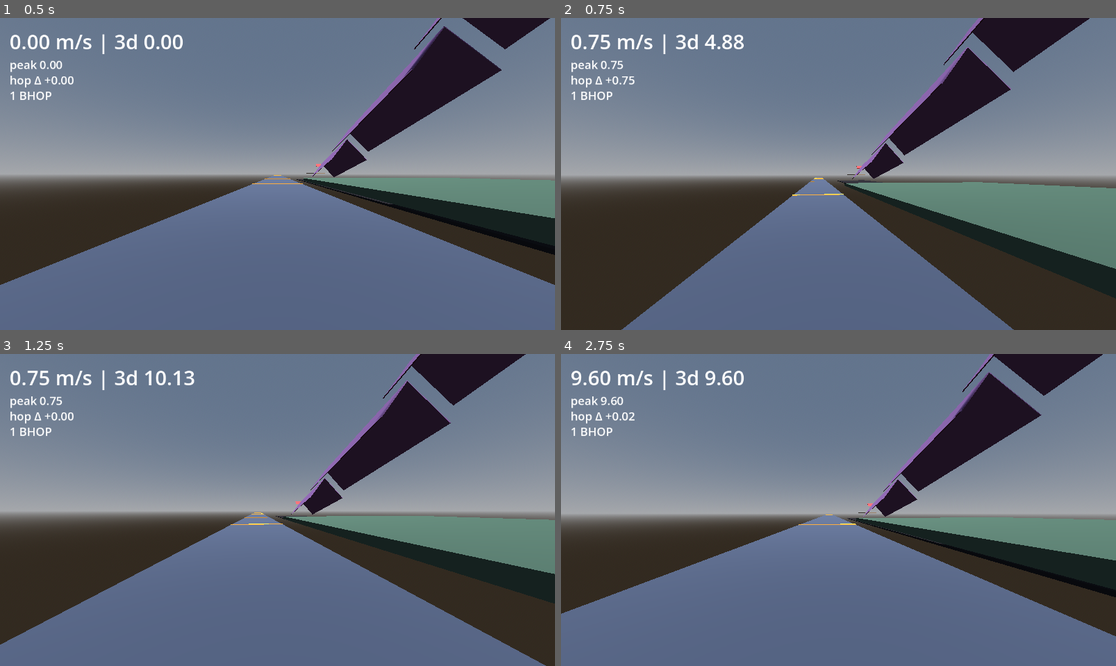
Above: before the commit, frames 1-4 (two rows, left to right).
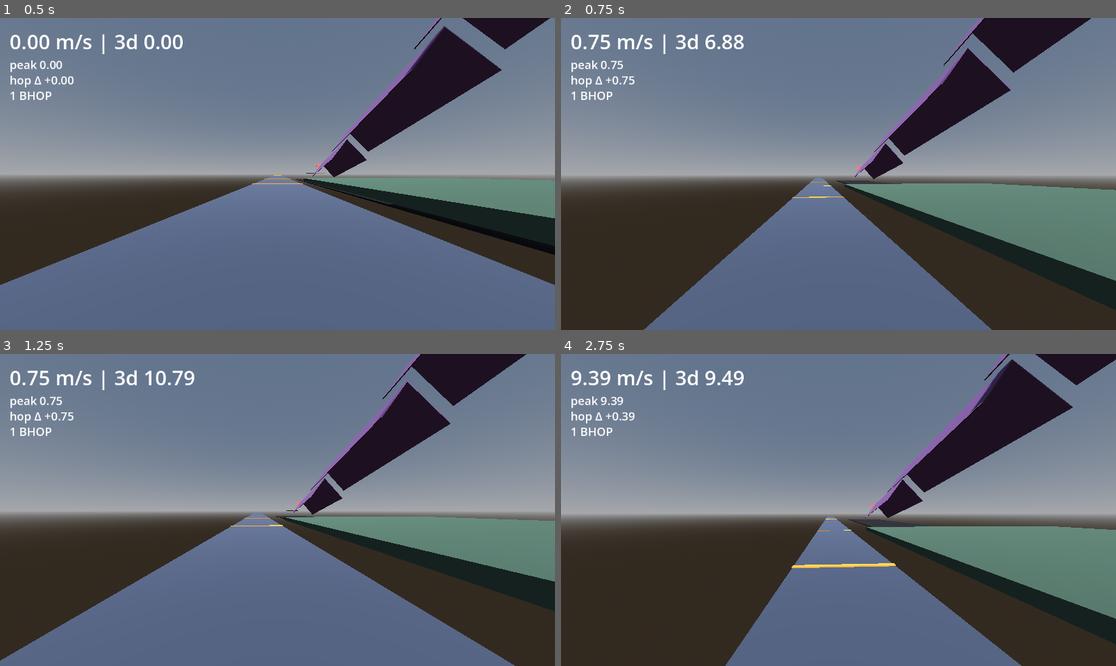
Above: after the commit, the same moments.

Repository: Crawford-Young/what-is-dark
Game: Godot game, scene res://scenes/momentum_lab.tscn
The game is run twice, just before and just after one commit, with the same random seed, the same clock (stepped at 60 frames per second) and the same inputs. This scene is started directly instead of the project's main scene.
Inputs (mouse positions are in pixels of both pictures, inside the frame that each line leads up to):
- Up to frame 1 (0.5 s): no input
- Up to frame 2 (0.75 s): tap Enter at 0.5 s; move the mouse to (866, 174) at 0.52 s; hold W (move_forward) from 0.53 s (still down); hold Space (jump) from 0.53 s (still down); click (866, 174) at 0.67 s
- Up to frame 3 (1.25 s): keep holding W (move_forward); keep holding Space (jump)
- Up to frame 4 (2.75 s): keep holding W (move_forward); move the mouse to (810, 510) at 1.27 s; release Space (jump) at 1.28 s; tap Q (glance) at 1.35 s; tap Space (jump) at 1.52, 1.55, 1.82, 2.3 s; move the mouse to (849, 503) at 2.02 s; hold Shift from 2.03 s (still down)

Frame 1 is identical in both runs. In frame 2, 4.6% of the frame differs, in the area x 10-100%, y 0-100%; in frame 3, 4.3%; in frame 4, 29%, in the area x 0-100%, y 0-100%.

Commit message:
feat: raise jump speed for full-circle air-strafe window
Co-Authored-By: Claude Fable 5 <noreply@anthropic.com>

Diff:
--- a/scripts/logic/source_move.gd
+++ b/scripts/logic/source_move.gd
@@ -10,8 +10,11 @@
 const GRAVITY := 35.2  ## ratio match — along-face accel / run speed = 35.2*sin(51.34)/11 ≈
 ## 2.5/s = CS2's relative downhill gain (15.24*sin51.34/4.76); 20 was game parity but halved
 ## the felt punch (20*sin51.34/11 ≈ 1.42/s) — third user ask closed the question (2026-07-23)
-const JUMP_SPEED := 11.28  ## jump-height parity held: 11.28^2/(2*35.2) ≈ 1.81 m, same as the
-## game's 8.5^2/(2*20) — raised alongside GRAVITY so hang-time/height feel is unchanged
+const JUMP_SPEED := 13.29  ## airtime match over height parity: airtime = 2*13.29/35.2 ≈ 0.755s
+## = CS's flat-jump airtime (301.99u/800), giving air-strafe a full 360° turn window in one hop
+## (was 0.641s / ~300° max at 11.28). DELIBERATE height-parity break: jump height rises 1.81 ->
+## 2.51 m (13.29^2/(2*35.2)) — user-approved tradeoff (R12d). Lab-scope only; main game's
+## scripts/player.gd JUMP_SPEED is untouched.
 const FRICTION := 4.0  ## surf-server sv_friction (CS2 matchmaking default is 5.2)
 const STOP_SPEED := 3.5
 const GROUND_ACCEL := 5.5
--- a/tests/unit/test_source_move.gd
+++ b/tests/unit/test_source_move.gd
@@ -147,7 +147,7 @@
 
 func test_jump_replaces_y_keeps_horizontal() -> void:
 	var v := SourceMove.jump(Vector3(3, -2, -5))
-	assert_true(v.is_equal_approx(Vector3(3, 11.28, -5)))
+	assert_true(v.is_equal_approx(Vector3(3, 13.29, -5)))
 
 
 func test_gravity_reduces_y() -> void:
